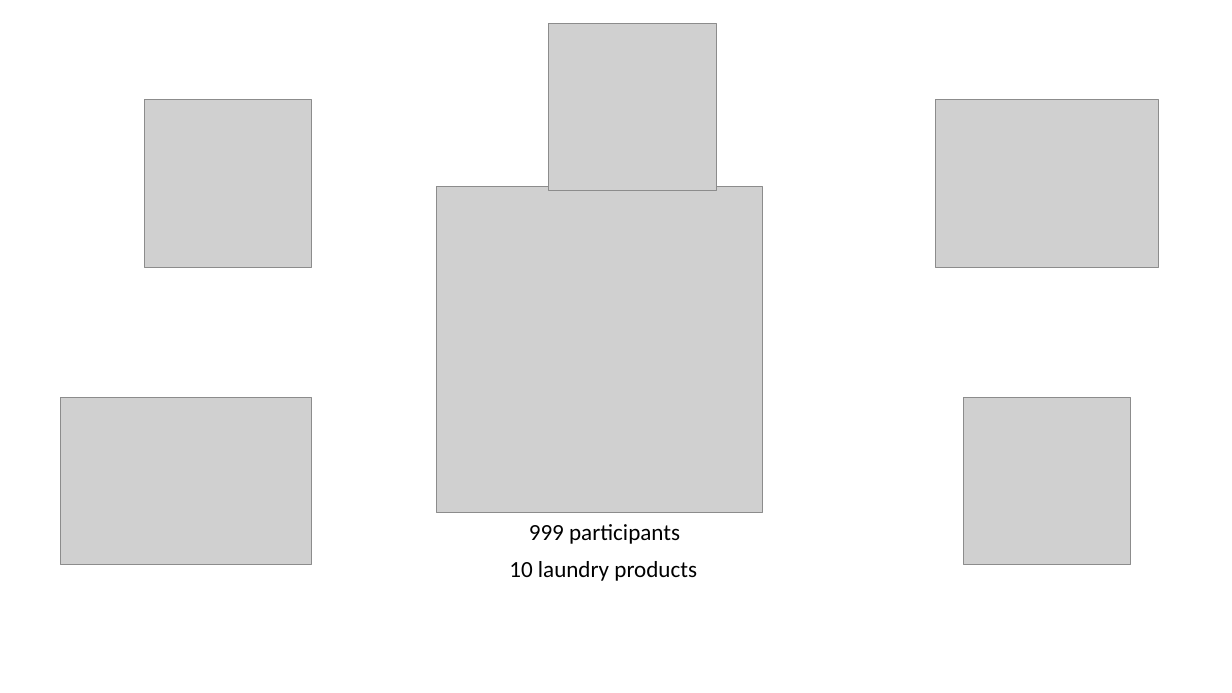
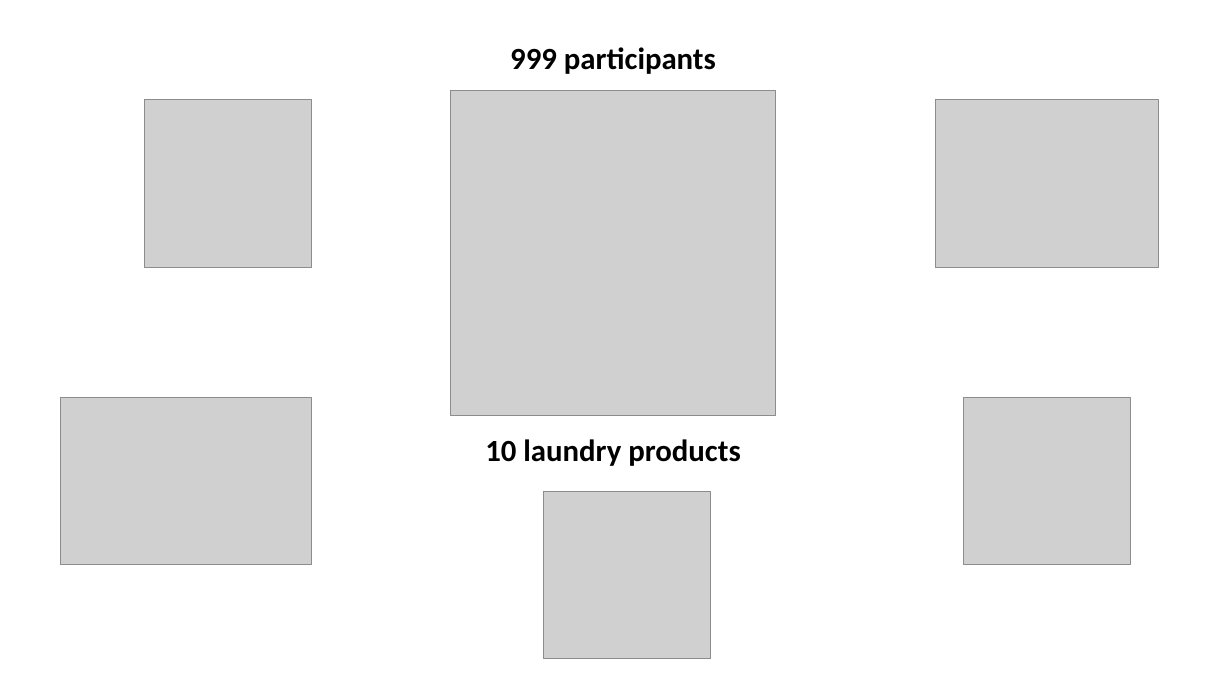
Before and after one commit to CaitlinChalk/data_science_internship, a slide deck: slide 7 of presentations/project1/presentation1_caitlin.pptx. Drawn at 1232x693 pixels with LibreOffice and Linux fonts; fonts in the diff are those of the drawing; grey boxes stand for pictures. Boxes give left, top, right and bottom in pixels: in the first picture for what was removed or moved away, otherwise in the second. Text is boxed around its words. In the diff, an @@ line names an element or a change of style, - is before the commit and + after.

```diff
--- a/presentations/project1/presentation1_caitlin.pptx
+++ b/presentations/project1/presentation1_caitlin.pptx
@@ text "999 participants" at <box>510,47,716,74</box>: size 18 to 24 pt, bold on; alignment left to centre @@
@@ text "999 participants": place and size @@
-text "999 participants" at <box>529,524,680,544</box>
+text "999 participants" at <box>510,47,716,74</box>
@@ picture: place and size @@
-picture at <box>436,187,762,513</box>
+picture at <box>450,91,776,417</box>
@@ text "10 laundry products": place and size @@
-text "10 laundry products" at <box>509,561,697,581</box>
+text "10 laundry products" at <box>485,439,740,466</box>
@@ text "10 laundry products" at <box>485,439,740,466</box>: size 18 to 24 pt, bold on; alignment left to centre @@
@@ picture: place and size @@
-picture at <box>549,23,716,190</box>
+picture at <box>543,492,711,659</box>
```
Also in this commit, not shown: 6 other slides changed, 6 slides added, 8 slides removed, 1 other file.
